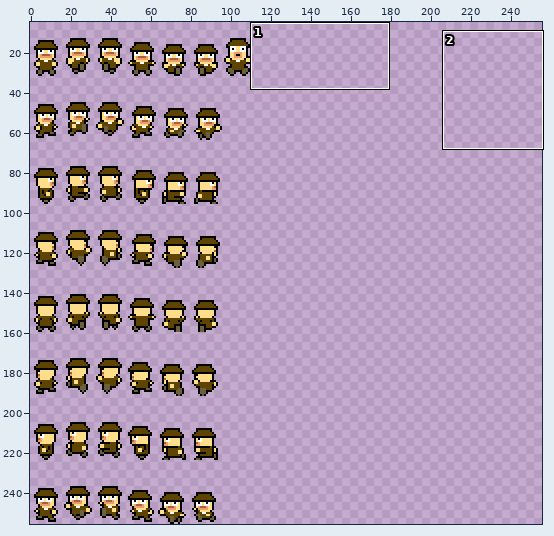
Two versions of one sprite sheet, player_related/tex_bob.png. Above: a wide view before the commit, with the close-up outlined.
Close-up. Before the commit:
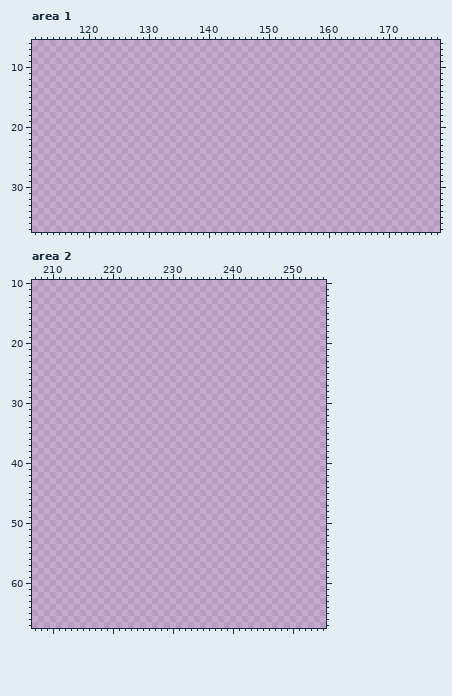
The file is 256x256 pixels. Shown: area 1: x 111..178, y 6..37; area 2: x 207..255, y 10..67. The wide view leaves out empty margins. The commit also changed other parts of the picture, which this record leaves out.
The same view after the edit:
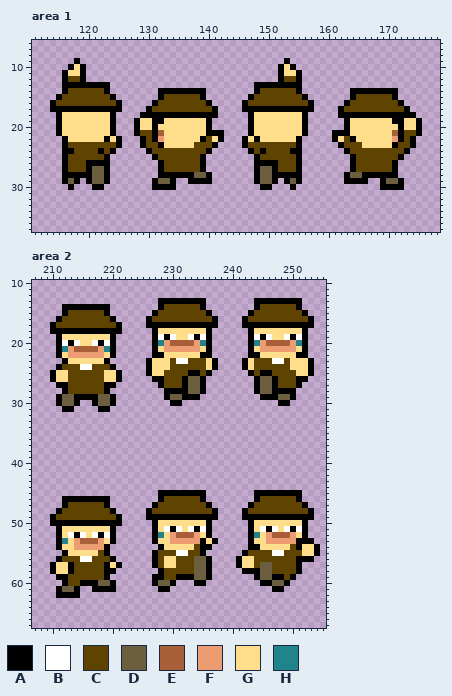
Palette (. is transparent): A #000000  B #ffffff  C #5f4300  D #6c5f40  E #a95f38  F #ec9c71  G #ffde8b  H #1f848b
The exact change:
Changed rows in their new state; - is an unchanged pixel.
Area 1:
first column x 114:
 9 ----A----------------------------------A----------------------
10 ---AGA--------------------------------AGA---------------------
11 --AGGA--------------------------------AGGA--------------------
12 --ACCA--------------------------------ACCA--------------------
13 --AAAAAAAA------------------------AAAAAAAA--------------------
14 --ACCCCCCA--------AAAAAAAA--------ACCCCCCA--------AAAAAAAA----
15 -ACCCCCCCCA-------ACCCCCCA-------ACCCCCCCCA-------ACCCCCCA----
16 ACCCCCCCCCCA-----ACCCCCCCCA-----ACCCCCCCCCCA-----ACCCCCCCCA---
17 AAAAAAAAAAAA----ACCCCCCCCCCA----AAAAAAAAAAAA----ACCCCCCCCCCA--
18 -AGGGGGGGGA----AAAAAAAAAAAAA-----AGGGGGGGGA-----AAAAAAAAAAAAA-
19 -AGGGGGGGGA---AGGAAGGGGGGGA------AGGGGGGGGA------AGGGGGGGAAGGA
20 -AGGGGGGGGA---AGGAGGGGGGGGA------AGGGGGGGGA------AGGGGGGGGAGGA
21 -AGGGGGGGGA---ACCAEGGGGGGGAAA----AGGGGGGGGA----AAAGGGGGGGEACCA
22 --AGGGGGGAGA---ACAFGGGGGGACGA---AGAGGGGGGA-----AGCAGGGGGGFACA-
23 --ACCCCCCCCA---ACCAGGGGGCCCA----ACCCCCCCCA------ACCCGGGGGACCA-
24 --AACCCCACA-----ACCCCCCCCCA------ACACCCCAA-------ACCCCCCCCCA--
25 --ACCCCCCA-------ACCCCCCCA--------ACCCCCCA--------ACCCCCCCA---
26 --ACCCAAAA--------ACCCCCCA--------AAAACCCA--------ACCCCCCA----
27 --ACCCADDA--------ACCCCCCA--------ADDACCCA--------ACCCCCCA----
28 --AAAAADDA--------AAAAAADDA-------ADDAAAAA-------ADDAAAAAA----
29 --ADA-ADDA-------ADDA--AAAA-------ADDA-ADA-------AAAA--ADDA---
30 ---A---AA--------AAAA--------------AA---A--------------AAAA---
Area 2:
first column x 210:
13 ------------------AAAAAAAA--------AAAAAAAA--
14 --AAAAAAAA--------ACCCCCCA--------ACCCCCCA--
15 --ACCCCCCA-------ACCCCCCCCA------ACCCCCCCCA-
16 -ACCCCCCCCA-----ACCCCCCCCCCA----ACCCCCCCCCCA
17 ACCCCCCCCCCA----AAAAAAAAAAAA----AAAAAAAAAAAA
18 AAAAAAAAAAAA-----AGGGGGGGGA------AGGGGGGGGA-
19 -AGGGGGGGGA------ABABGGBABA------ABABGGBABA-
20 -ABABGGBABA------AHFEEEEFHA------AHFEEEEFHA-
21 -AHFEEEEFHA------AGFFFFFFGA------AGFFFFFFGA-
22 -AGFFFFFFGA------AAGGGGGGAA------AAGGGGGGAA-
23 --AGGGGGGA------AGGGCBBCCCGA----AGCCCBBCGGGA
24 -ACCCBBCCCA-----AGGGCCCCCCGA----AGCCCCCCGGGA
25 AGGCCCCCCGGA----AGGCCCCAACA------ACAACCCCGGA
26 AGGCCCCCCGGA-----AACCCADDA--------ADDACCCAA-
27 -AACCCCCCAA-------ACCCADDA--------ADDACCCA--
28 --ACCCCCCA---------AAAADDA--------ADDAAAA---
29 -ADDAAAADDA--------ADDAAA----------AAADDA---
30 -ADDA--ADDA---------AA----------------AA----
31 --AA----AA----------------------------------
first column x 210:
45 ------------------AAAAAAAA--------AAAAAAAA---
46 --AAAAAAAA--------ACCCCCCA--------ACCCCCCA---
47 --ACCCCCCA-------ACCCCCCCCA------ACCCCCCCCA--
48 -ACCCCCCCCA-----ACCCCCCCCCCA----ACCCCCCCCCCA-
49 ACCCCCCCCCCA----AAAAAAAAAAAA----AAAAAAAAAAAA-
50 AAAAAAAAAAAA-----AGGGGGGGGA------AGGGGGGGGA--
51 -AGGGGGGGGA------AGBABGBABA------AGBABGBABA--
52 -AGBABGBABA------AHGFEEEFGA------AHGFEEEFGA--
53 -AHGFEEEFGA------AGGFFFFFAGA-----AGGFFFFFAAA-
54 -AGGFFFFFA--------AGGGGGCAA------AAGGGGGCAGGA
55 --AGGGGGCA-------ACCCBBCCA------ACCCCBBCCCGGA
56 -ACCCBBCCCA------ACGGCCCDDA----AGGCCCCCCCAAA-
57 AGGACCCCCAGA-----ACGGCCCDDA----AGGCDDCCCCA---
58 AGGACCCCCAA-------ACCCCCDDA-----AAADDCCCCA---
59 -AACCCCCCA-------AACCAAADDA-------ADDAACA----
60 --ACCAAADDA------ADDA---AA---------AADDA-----
61 -ADDA--AAAA-------AA-----------------AA------
62 -AAAA----------------------------------------
Boxes around the changes in both close-ups, in picture pixels (x1, y1, x2, y2):
added: (50, 58, 422, 190)
added: (146, 298, 314, 406)
added: (50, 304, 122, 412)
added: (146, 490, 320, 592)
added: (50, 496, 122, 598)
